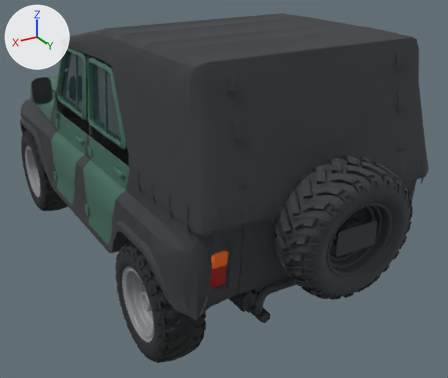
One commit to the glTF model public/models/gtav/uaz469.glb: the scene before it, then after it.
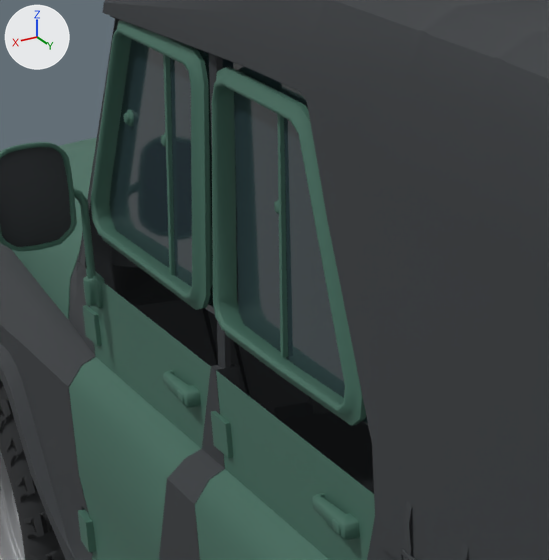
The first picture shows the older version from a camera (50 mm lens) standing at (2.34, 4.51, 2.18) and looking at (-0.21, 0.27, 0.06). The close-ups show the older and then the newer version on the part from 7% to 39% of the width and 11% to 49% of the height of that picture. Only the edits that show in the close-ups are written down. Arrows for +X, +Y and +Z are at upper left; the lights stay in place. Where no turn or scale is listed for an object, it has been applied to the vertices.

In view in the first close-up: 'chassis_trim', 'chassisbody', 'glass', 'wheel_fl'.
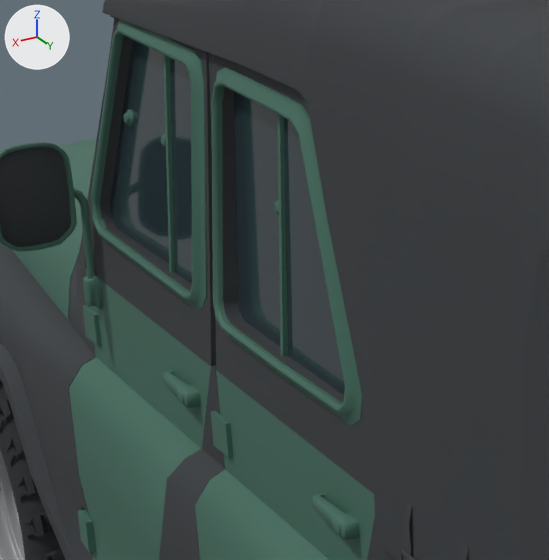
Where the change shows, as pixel boxes [x1, y1, x2, y2] in the close-ups (549 x 560 px):
'interior', added
    after: [70, 18, 374, 494]

Edits to the bpy script that builds the scene:
```text
Add me_interior:
    me_interior.from_pydata(...)  # 3259 vertices, 5351 faces; spans x -0.96..0.96, y -0.94..0.94, z -0.69..0.69
    me_interior.materials.append(mat_car_trim)  # dark grey #35383c
Add ob_interior:
    ob_interior = bpy.data.objects.new('interior', me_interior)
    ob_interior.location = (0.0, 0.175, 0.627)
```
